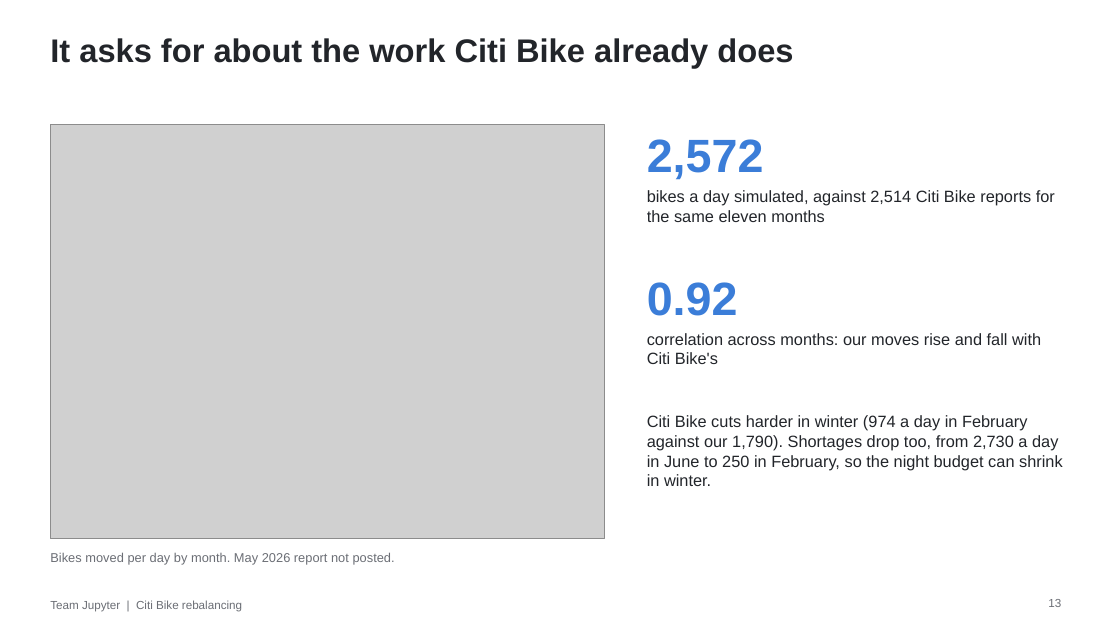
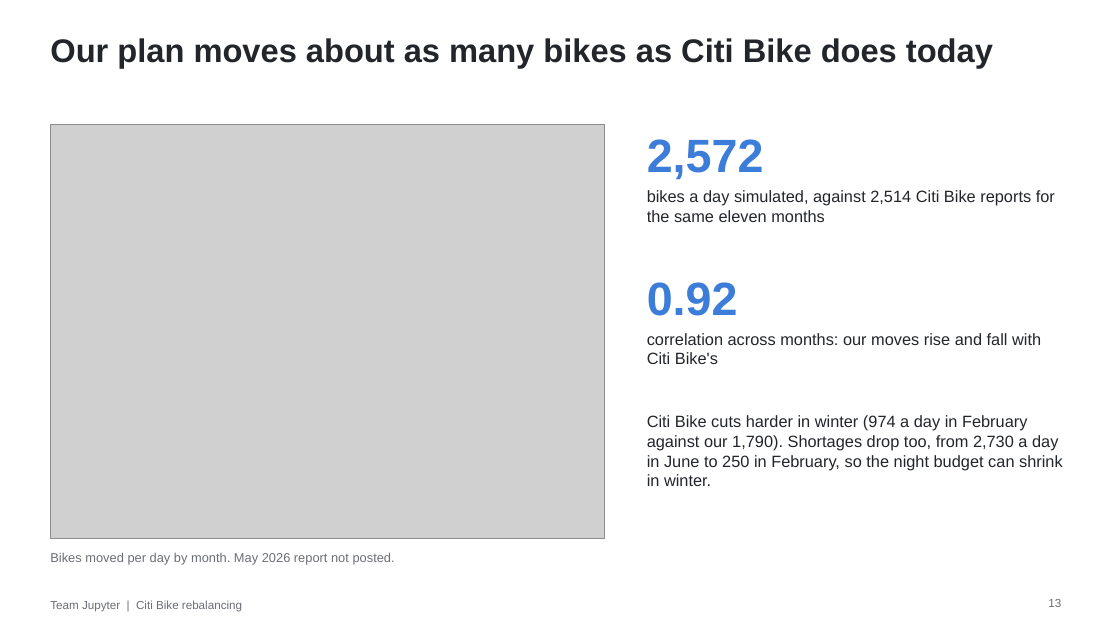
Before and after one commit to martin-gbeck/citibike-rebalancing, a slide deck: slide 13 of presentation/citibike-presentation.pptx. Drawn at 1120x630 pixels with LibreOffice and Linux fonts; fonts in the diff are those of the drawing; grey boxes stand for pictures. Boxes give left, top, right and bottom in pixels: in the first picture for what was removed or moved away, otherwise in the second. Text is boxed around its words. In the diff, an @@ line names an element or a change of style, - is before the commit and + after.

```diff
--- a/presentation/citibike-presentation.pptx
+++ b/presentation/citibike-presentation.pptx
@@ title at [50, 38, 993, 68]: text changed @@
-It asks for about the work Citi Bike already does
+Our plan moves about as many bikes as Citi Bike does today
```
Also in this commit, not shown: 15 other slides changed, 1 other file.
